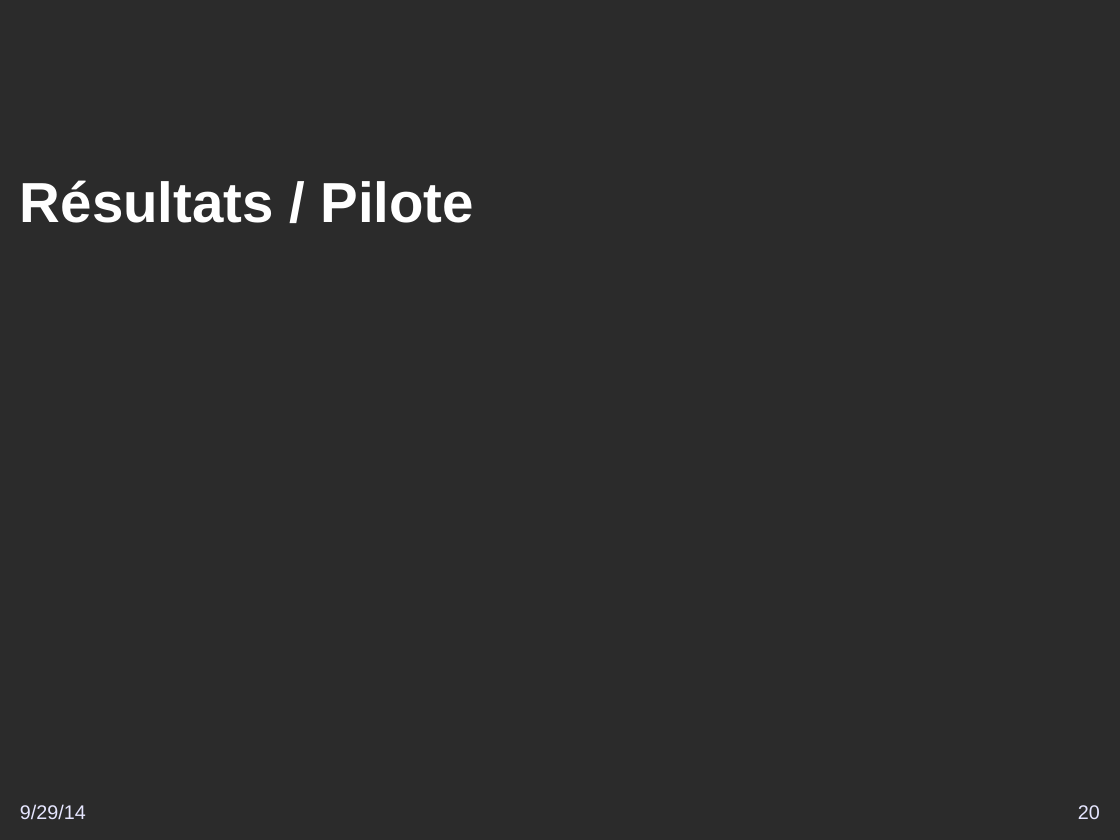
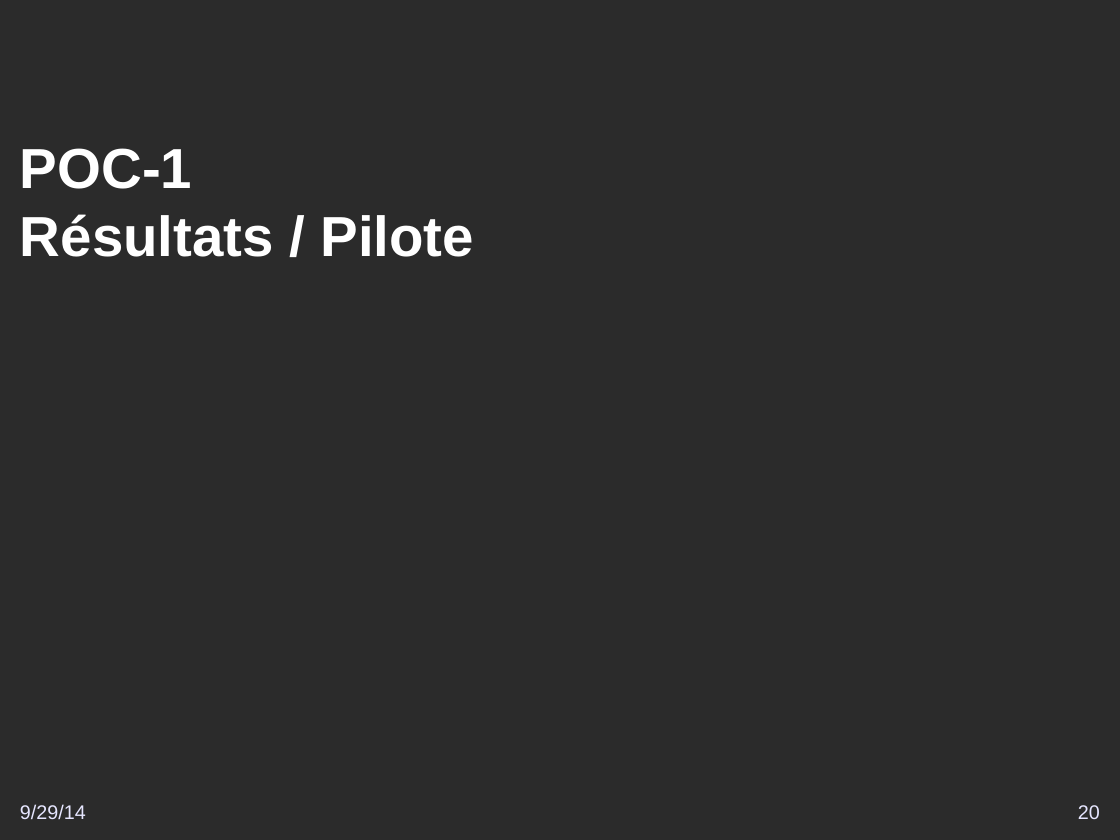
Before and after one commit to DSI-Ville-Noumea/sirh-kiosque-j2ee-old, a slide deck: slide 20 of src/site/resources/Vers_un_Kiosque_RH_J2EE.odp. Drawn at 1120x840 pixels with LibreOffice and Linux fonts; fonts in the diff are those of the drawing; background and template pictures are left out; a plain dark background stands for a picture behind light text. Boxes give left, top, right and bottom in pixels: in the first picture for what was removed or moved away, otherwise in the second. Text is boxed around its words. In the diff, an @@ line names an element or a change of style, - is before the commit and + after.

```diff
--- a/src/site/resources/Vers_un_Kiosque_RH_J2EE.odp
+++ b/src/site/resources/Vers_un_Kiosque_RH_J2EE.odp
@@ title at (x1=20, y1=148, x2=474, y2=257): text changed @@
-Résultats / Pilote
+POC-1
+Résultats / Pilote
```
Also in this commit, not shown: 8 other slides changed.
